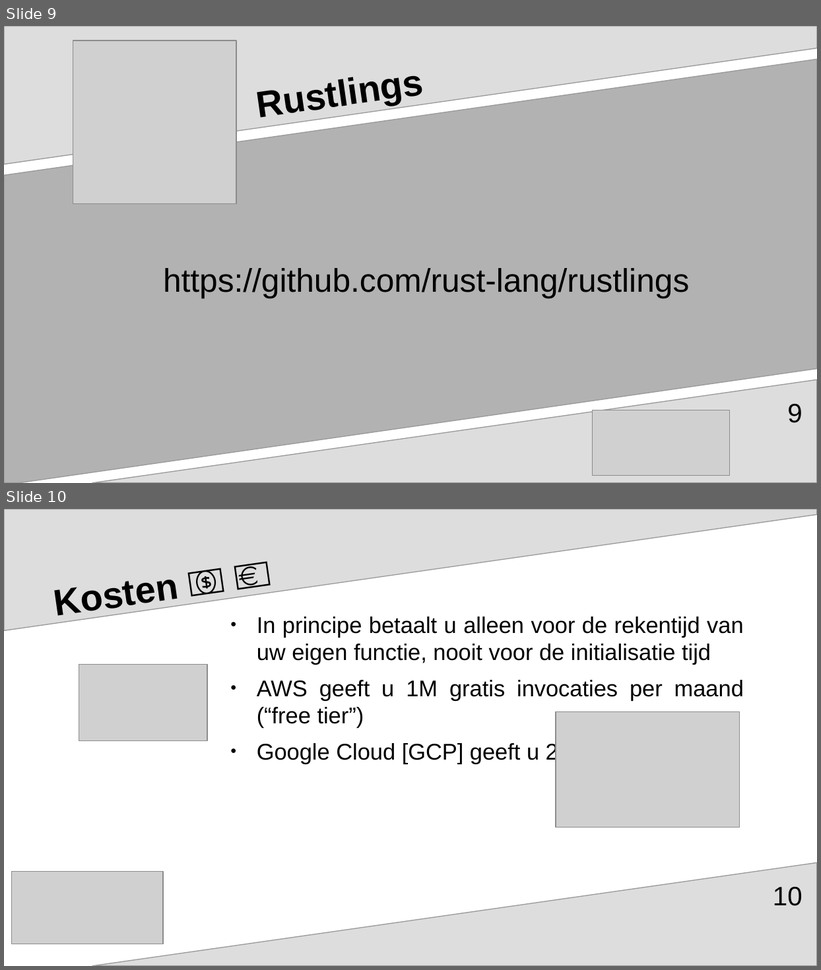
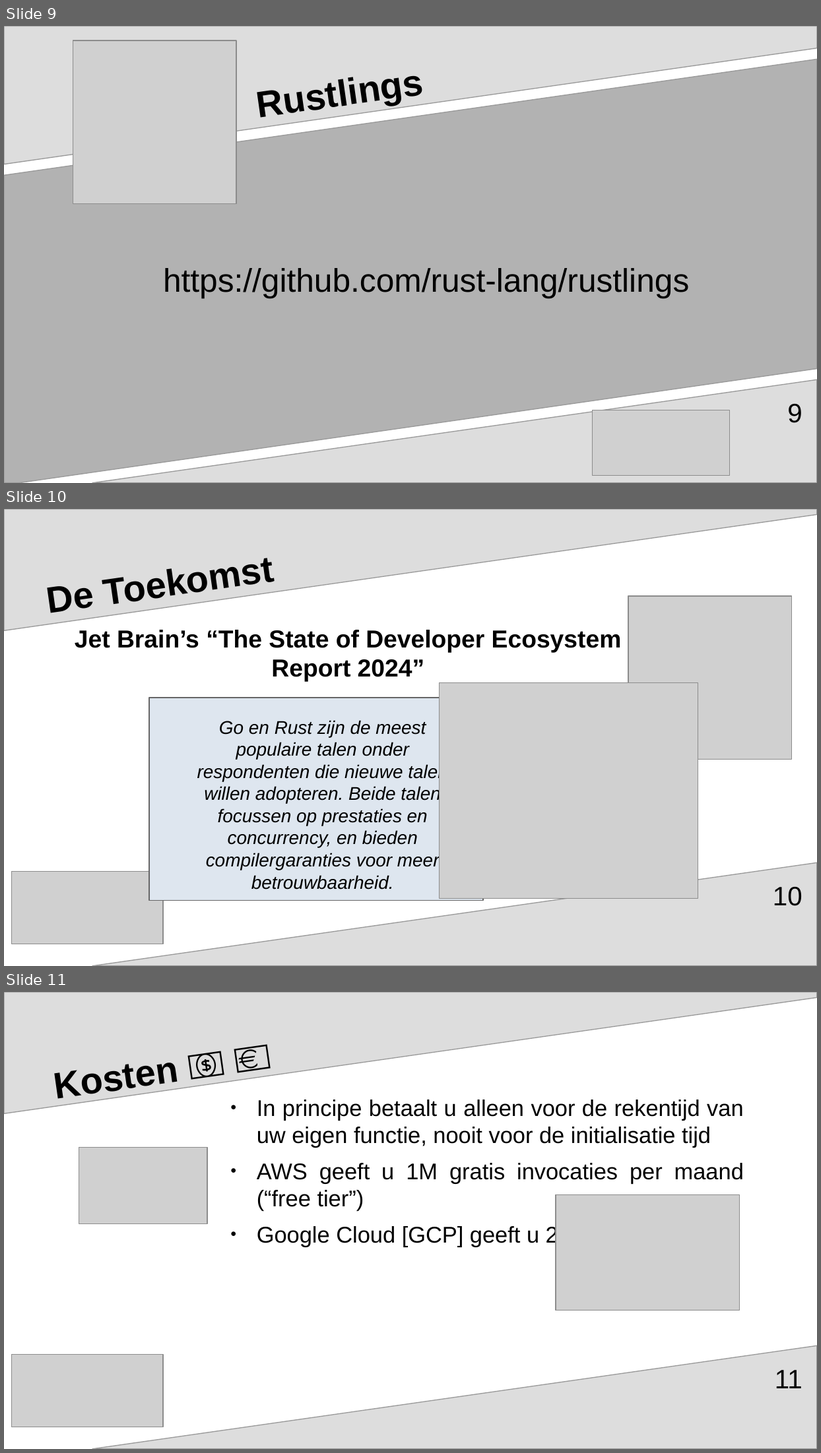
Before and after one commit to aventinesolutions/awsvsgcp-channel, a slide deck: ep002-Rust_in_Cloud_Native/ep002-Rust_in_Cloud_Native.odp. Shown one above the other, each under a label of ours: slides 9 and 10 before the commit, slides 9, 10 and 11 after it. The pictures are 821x970 and 821x1453 pixels, drawn with LibreOffice and Linux fonts; fonts in the diff are those of the drawing; grey boxes stand for pictures. Boxes give left, top, right and bottom in pixels: in the first picture for what was removed or moved away, otherwise in the second. Text is boxed around its words. In the diff, an @@ line names an element or a change of style, - is before the commit and + after.

```diff
--- a/ep002-Rust_in_Cloud_Native/ep002-Rust_in_Cloud_Native.odp
+++ b/ep002-Rust_in_Cloud_Native/ep002-Rust_in_Cloud_Native.odp
@@ slide 10 added at (4, 509, 817, 966), background #FFFFFF; not listed: 2 template elements that a slide beside it also shows @@
@@ title added at (49, 586, 96, 620), 36 pt, text #000000, bold @@
+De Toekomst
@@ picture added at (628, 596, 791, 759) @@
@@ text added at (75, 630, 622, 682), 24 pt, text #000000, bold @@
+Jet Brain’s “The State of Developer Ecosystem Report 2024”
@@ picture added at (440, 683, 699, 899) @@
@@ rectangle added at (149, 698, 484, 902), fill #DEE6EF, outline #666666 0.85 pt @@
@@ text added at (197, 720, 448, 890), 18 pt, text #000000, italic @@
+Go en Rust zijn de meest populaire talen onder respondenten die nieuwe talen willen adopteren. Beide talen focussen op prestaties en concurrency, en bieden compilergaranties voor meer betrouwbaarheid.
@@ picture added at (11, 872, 163, 945) @@
@@ page number added at (773, 887, 803, 906), 26 pt, text #000000 @@
+10
@@ what was slide 10 is now slide 11 @@
@@ page number at (775, 1370, 803, 1389): text changed @@
-10
+11
```
Also in this commit, not shown: 4 slides changed, 1 other slide added, 3 other files.
